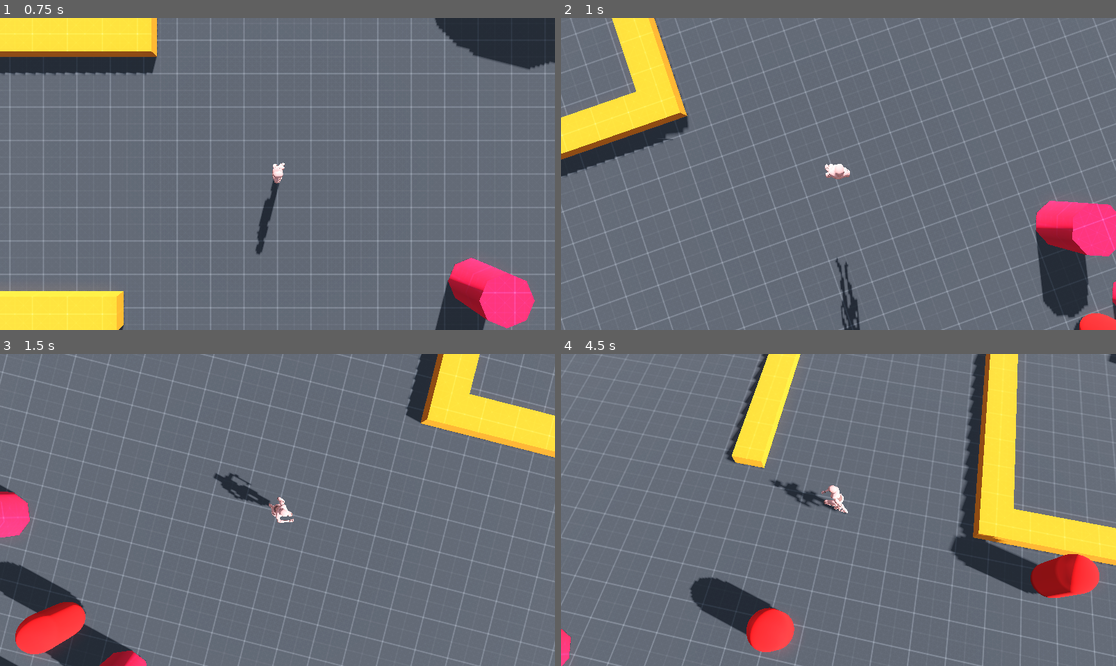
Above: before the commit, frames 1-4 (two rows, left to right).
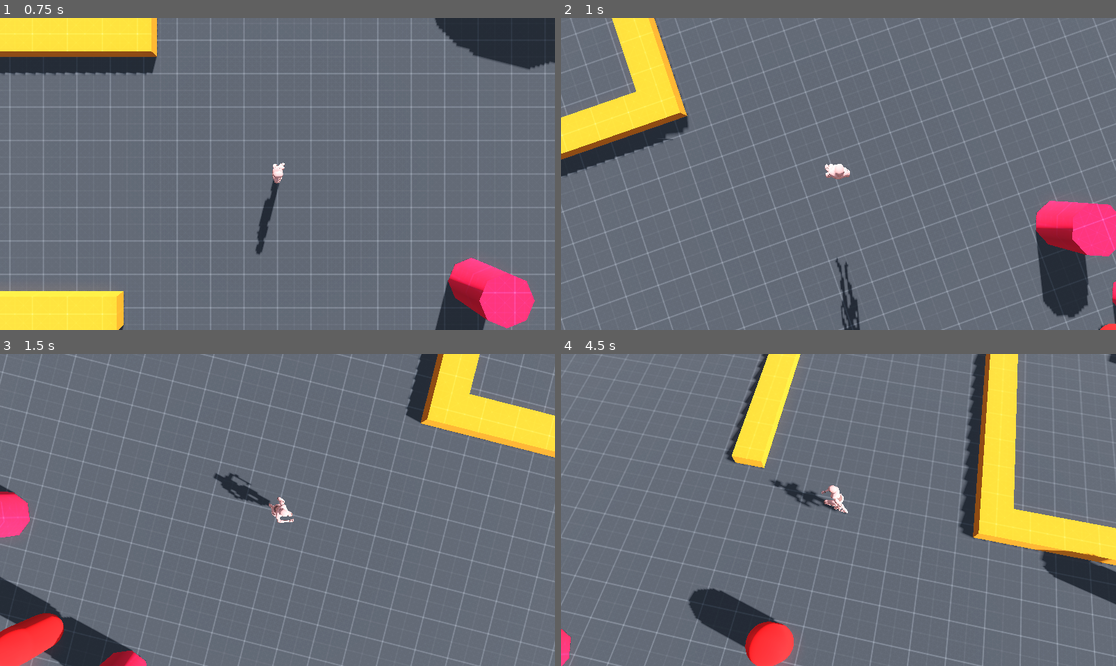
Above: after the commit, the same moments.

Repository: Bloombeard/diamond-heist
Game: Godot game, scene res://scenes/test_arena.tscn
Same seed, same stepped clock (60 frames per second), same inputs: the game is played once before the commit and once after it. This scene is started directly instead of the project's main scene.
Inputs:
- Up to frame 1 (0.75 s): hold D (move_right) from 0.53 s (still down); hold Shift (block) from 0.53 s (still down)
- Up to frame 2 (1 s): keep holding D (move_right); keep holding Shift (block); tap Space (jump) at 0.77 s
- Up to frame 3 (1.5 s): release D (move_right) at 1.28 s; release Shift (block) at 1.28 s; hold S (move_backward) from 1.28 s (still down); tap Shift (block) at 1.35 s
- Up to frame 4 (4.5 s): tap Space (jump) at 1.52, 3.02, 3.77 s; release S (move_backward) at 2.03 s; hold D (move_right) 2.03-2.78 s; hold Shift (block) 2.03-2.78 s; tap Enter at 2.75 s; hold W (move_forward) 2.78-3.53 s; tap Shift (block) at 2.85, 4.35 s; hold Shift (block) 3.53-4.28 s; hold A (move_left) from 3.53 s (still down)

Frame 1 is identical in both runs. In frame 2, 0.3% of the frame differs, in the area x 92-100%, y 94-100%; in frame 3, 2.4%; in frame 4, 5.3%, in the area x 22-100%, y 57-100%.

Commit message:
enemies running on statem and slasher

Diff:
--- a/scenes/enemy.tscn
+++ b/scenes/enemy.tscn
@@ -1,6 +1,7 @@
-[gd_scene load_steps=6 format=3 uid="uid://bogo3gha7l7cv"]
+[gd_scene load_steps=7 format=3 uid="uid://bogo3gha7l7cv"]
 
 [ext_resource type="Script" uid="uid://c1c78npuewamo" path="res://scripts/enemy.gd" id="1_7p1mj"]
+[ext_resource type="PackedScene" uid="uid://b5d128yt1cy1w" path="res://scenes/slasher.tscn" id="2_4ra3w"]
 [ext_resource type="Script" uid="uid://bltbd8mxfw6y6" path="res://scenes/state_machine.gd" id="3_5uy6h"]
 
 [sub_resource type="StandardMaterial3D" id="StandardMaterial3D_md0e3"]
@@ -27,3 +28,8 @@
 [node name="NavigationAgent3D" type="NavigationAgent3D" parent="."]
 
 [node name="enemy_skin" type="Node3D" parent="."]
+
+[node name="Slasher" parent="enemy_skin" instance=ExtResource("2_4ra3w")]
+fast_attack_length = 50
+fast_first_active_frame = 30
+fast_first_recovery_frame = 40
--- a/scripts/enemy.gd
+++ b/scripts/enemy.gd
@@ -2,37 +2,68 @@
 
 @export var player_path: NodePath
 @export var move_speed := 4.0
+@export var sight_distance := 20
+@export var acceleration := 200.0
 
 @onready var nav_agent: NavigationAgent3D = $NavigationAgent3D
 @onready var statem = $state_machine
+@onready var enemy_skin = $enemy_skin
 
 @onready var player = get_node(player_path)
 @onready var idle_distance = randi_range(3,5)
+@onready var attack_direction = Vector2(1.0,0)
+
+var direction_to_player := Vector3.ZERO
 
 func _ready() -> void:
 	pass
 
-func _physics_process(_delta: float) -> void:
+func _physics_process(delta: float) -> void:
 	velocity = Vector3.ZERO
 	var current_speed = move_speed
+	var choose_attack = randi_range(0,99)
+
+	var target_angle := Vector3.BACK.signed_angle_to(direction_to_player, Vector3.UP)
+	var rotation_speed := 12.0
+	enemy_skin.global_rotation.y = lerp_angle(enemy_skin.global_rotation.y, target_angle, rotation_speed * delta)
 
 	nav_agent.set_target_position(player.global_position)
 	var next_nav_point := nav_agent.get_next_path_position()
 
-	if true:
-		statem.state = statem.RUNNING
+	if statem.state != statem.ATTACKING:
+		direction_to_player = self.global_position.direction_to(player.global_position)
+		statem.atk_counter = 0
+		if self.global_position.distance_to(player.global_position) <= idle_distance:
+			if choose_attack == 0:
+				statem.state = statem.ATTACKING
+			else:
+				statem.state = statem.RUNNING
+		elif self.global_position.distance_to(player.global_position) <= sight_distance:
+			statem.state = statem.RUNNING
+		else:
+			statem.state = statem.IDLE
 
-	if statem.state == statem.RUNNING:
-		velocity = (next_nav_point - global_position).normalized()
-		if self.global_position.distance_to(player.global_position) < idle_distance:
+	# movement
+	var move_direction = (next_nav_point - global_position).normalized()
+	if statem.state == statem.ATTACKING:
+		move_direction = direction_to_player
+		if statem.atk_state != statem.ATK_RECOVERY:
+			current_speed = move_speed / 6
+		else:
+			current_speed = 0
+	elif statem.state == statem.RUNNING:
+		if self.global_position.distance_to(player.global_position) <= idle_distance:
 			current_speed = move_speed / 4
-			var tempvelocity = velocity
-			velocity.x = tempvelocity.z
-			velocity.z = tempvelocity.x
+			var temp_direction = move_direction
+			move_direction.x = temp_direction.z
+			move_direction.z = temp_direction.x
 			if idle_distance % 2 == 0:
-				velocity.x = -velocity.x
+				move_direction.x = -move_direction.x
 			else:
-				velocity.z = -velocity.z
-		velocity = velocity *  current_speed
+				move_direction.z = -move_direction.z
+	elif statem.state == statem.IDLE:
+		pass
+
+	velocity = velocity.move_toward(move_direction * current_speed, acceleration * delta)
 
 	move_and_slide()
